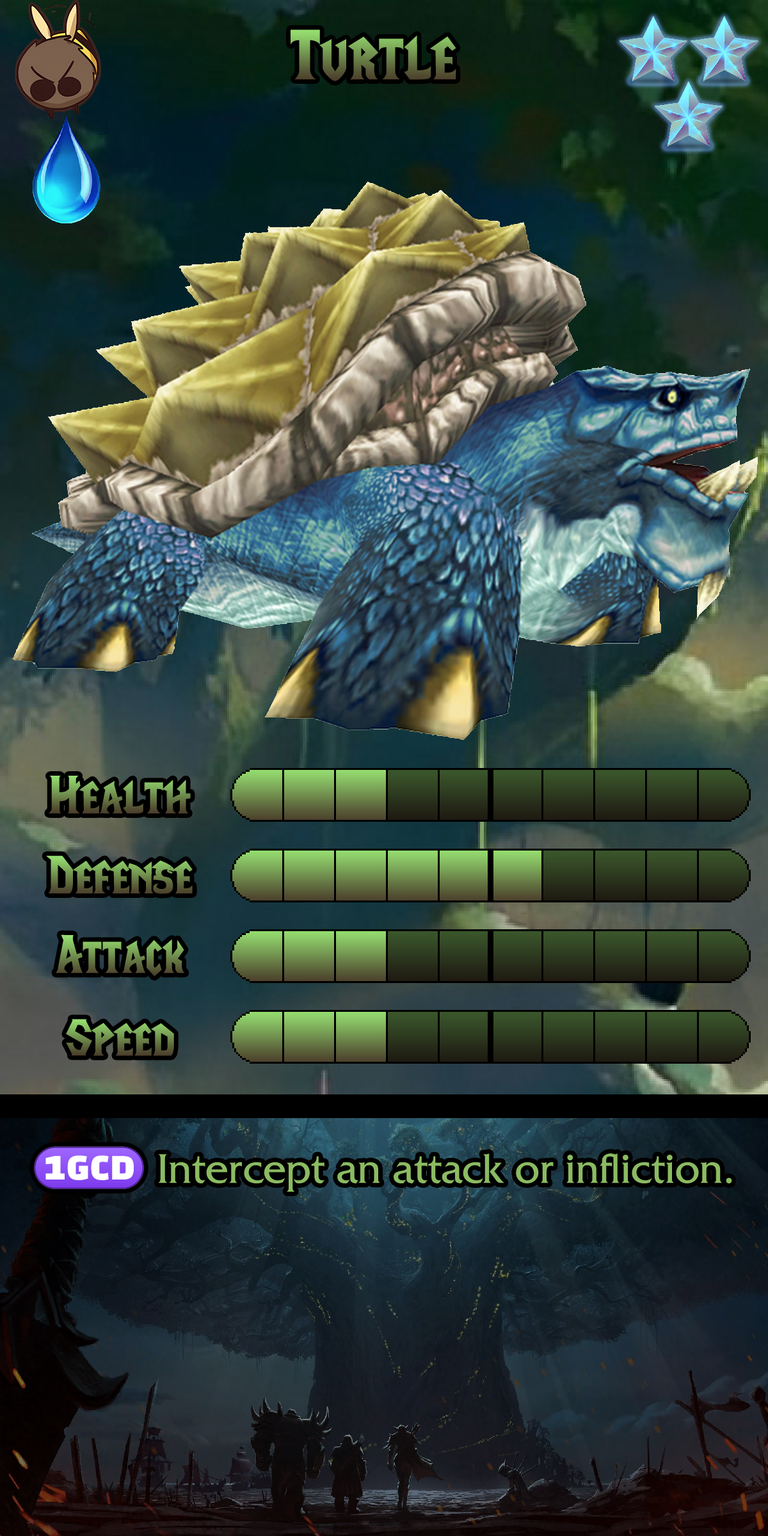
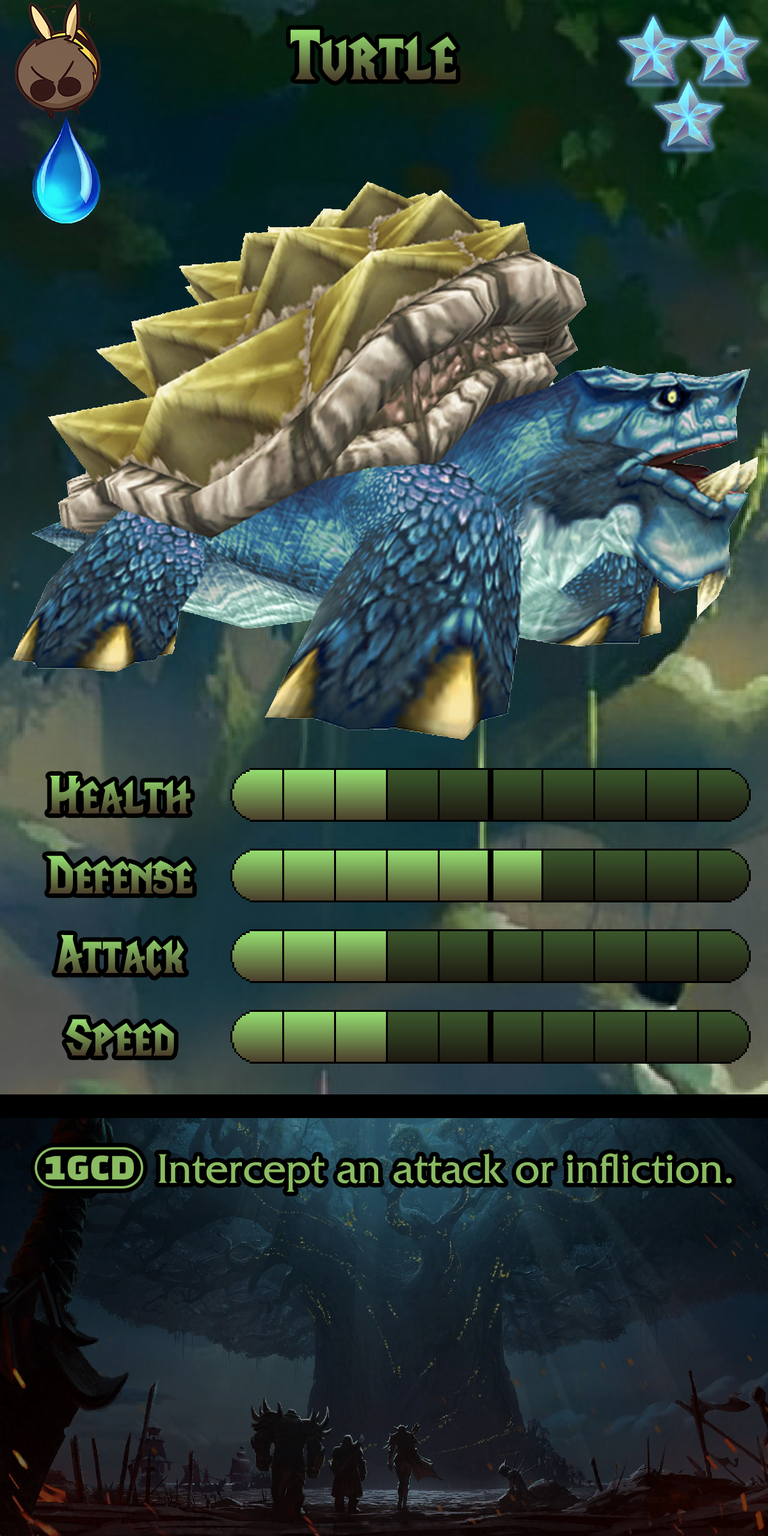
Layer changes from the first w=768, h=1536 image to the second:
removed layer "Ability FX: (1GCD)" over (x1=33, y1=1146, x2=144, y2=1190)
painted on "Ability" over (x1=33, y1=1146, x2=144, y2=1190)
